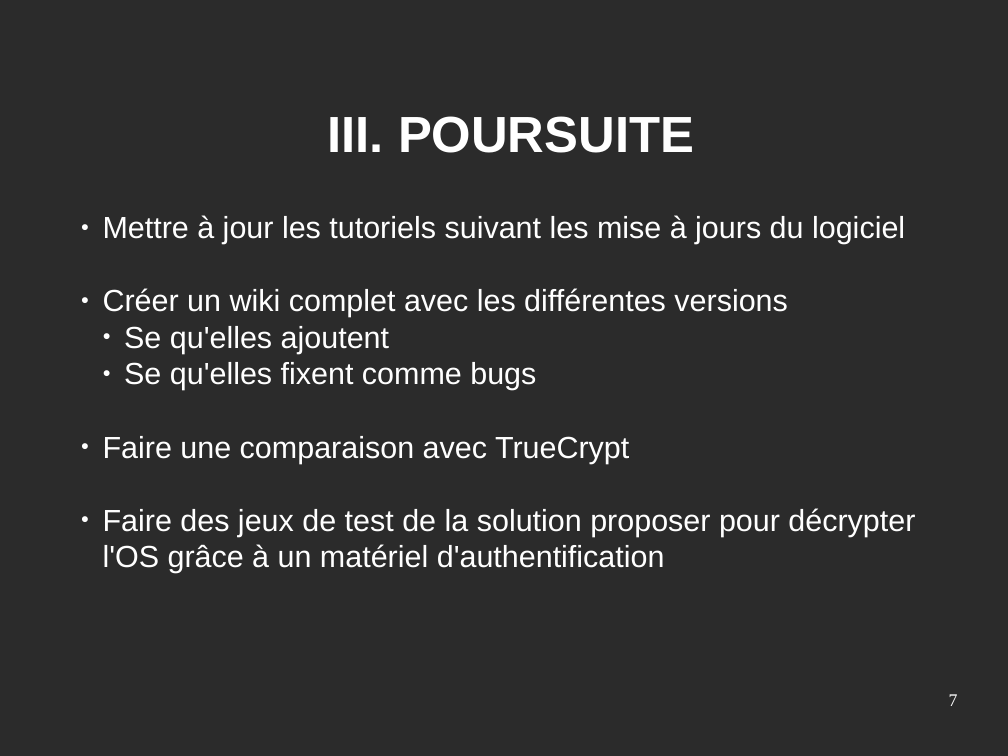
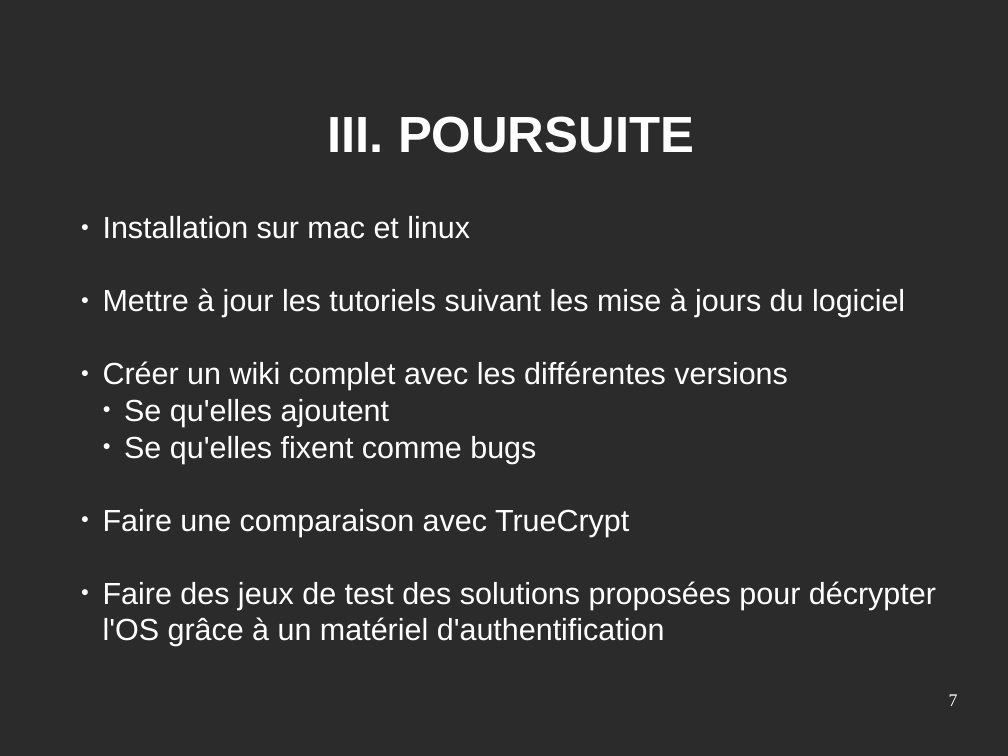
Before and after one commit to ChrisBou/projet-veracrypt, a slide deck: slide 7 of presentation_veracrypt.odp. Drawn at 1008x756 pixels with LibreOffice and Linux fonts; fonts in the diff are those of the drawing; background and template pictures are left out; a plain dark background stands for a picture behind light text. Boxes give left, top, right and bottom in pixels: in the first picture for what was removed or moved away, otherwise in the second. Text is boxed around its words. In the diff, an @@ line names an element or a change of style, - is before the commit and + after.

```diff
--- a/presentation_veracrypt.odp
+++ b/presentation_veracrypt.odp
@@ text at (103,216,470,239): paragraph added @@
+● Installation sur mac et linux
@@ text at (103,581,936,646): text changed @@
-● Faire des jeux de test de la solution proposer pour décrypter l'OS grâce à un matériel d'authentification
+● Faire des jeux de test des solutions proposées pour décrypter l'OS grâce à un matériel d'authentification
```
Also in this commit, not shown: 3 other slides changed.
